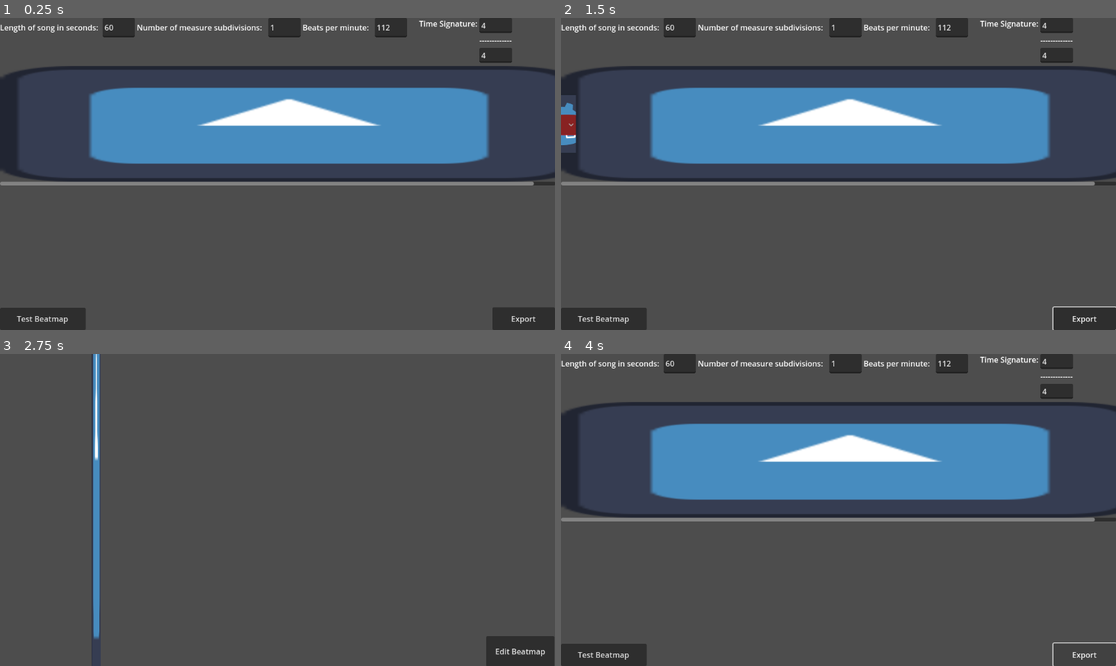
Above: before the commit, frames 1-4 (two rows, left to right).
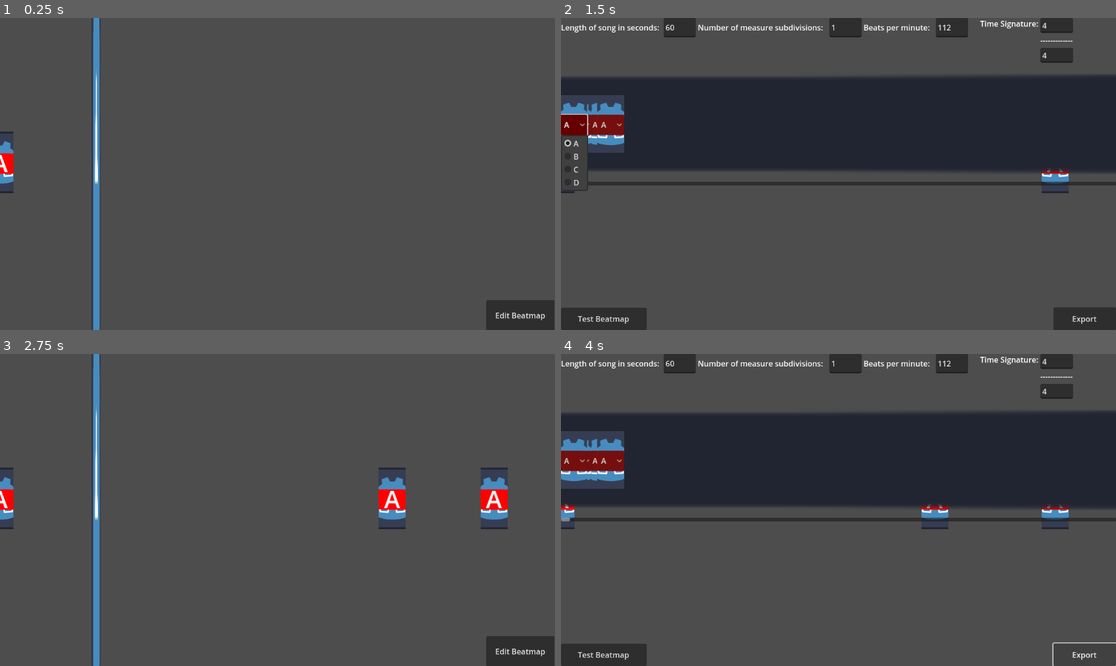
Above: after the commit, the same moments.

Repository: ValorZard/BandGame
Game: Godot game, scene res://src/game_engine/beatmap.tscn
Two runs of this game, one before a commit and one after it. Both use one fixed random seed, a clock stepped at 60 frames per second and the inputs below. Before the commit the project starts from res://src/mapping_engine/beatmap_maker.tscn. The engine's default icon, where the game draws it, is replaced by a stand-in: a white triangle on a blue panel in a dark square.
Inputs (mouse positions are in pixels of both pictures, inside the frame that each line leads up to):
- Up to frame 1 (0.25 s): no input
- Up to frame 2 (1.5 s): click (1082, 317) at 0.5 s, where only the run before the commit has a clickable "Export"; click (561, 124) at 1.25 s, where only the run after the commit has a clickable "A"
- Up to frame 3 (2.75 s): click "Test Beatmap" at 2 s
- Up to frame 4 (4 s): click "Edit Beatmap" at 2.75 s; click "Export" at 3.5 s

The runs differ from the first frame. In frame 1, 27% of the frame differs, in the area x 0-100%, y 0-100%; in frame 2, 32%; in frame 3, 2.1%; in frame 4, 33%, in the area x 0-100%, y 15-57%.

Commit message:
Light refactoring. Fixed notes disappearing off left edge too early. Notes now placed properly when editing map proportional to scroll window. Implementing zoom in map editor.

Diff:
--- a/project.godot
+++ b/project.godot
@@ -11,7 +11,7 @@
 [application]
 
 config/name="BandGame"
-run/main_scene="res://src/mapping_engine/beatmap_maker.tscn"
+run/main_scene="res://src/game_engine/beatmap.tscn"
 config/features=PackedStringArray("4.0", "GL Compatibility")
 config/icon="res://icon.svg"
 
--- a/src/game_engine/HitDetector.gd
+++ b/src/game_engine/HitDetector.gd
@@ -12,7 +12,7 @@
 var beats_per_second : float
 
 # actual beat map
-@export var beatmap_file_path : StringName = "res://new_beatmap.json"
+@export var beatmap_file_path : StringName = "res://test_map.json"
 
 # beatmap editor
 @export var beatmap_editor : PackedScene = load("res://src/mapping_engine/beatmap_maker.tscn")
@@ -42,18 +42,9 @@
 
 # Called when the node enters the scene tree for the first time.
 func _ready():
-	$HitZone.position.y = GameManager.hit_zone_left_offset
-
+	$HitZone.position.x = GameManager.hit_zone_left_offset
+	$HitZone.position.y = get_viewport_rect().size.y / 2
 	note_array = RhythmGameUtils.load_beatmap(beatmap_file_path)
-
-#	note_array.append(Note.new(NOTES.A, 1.25))
-#	note_array.append(Note.new(NOTES.B, 1.5))
-#	note_array.append(Note.new(NOTES.C, 1.75))
-#	note_array.append(Note.new(NOTES.D, 2.0))
-
-func calculate_current_song_data():
-	# figure out what beat we're on
-	beats_per_second = beats_per_minute / 60.0
 
 func delete_note(note_pair):
 	# Stops a note from being hit twice, removing the visual instance of a note when it is.
@@ -66,35 +57,29 @@
 	# go through every single note on screen and see which one is close enough to hit, and wheather it matches the note the player hit
 	for note in range(len(note_array)):
 		if !note_array[note][0].already_hit:
-			if (note_array[note][0].start_time + GameManager.hit_window) < current_time:
+			if (note_array[note][0].start_time + GameManager.hit_window) < (current_time - GameManager.WAIT_CLEAR):
 				# Handles ignoring notes that were missed.
-				# Note this does cause visual behavior that looks like a hit that failed to miss.
-				# If you miss the timing window, but haven't fully cleared the left edge, the note will still disappear.
+				# FIXED 07/11/22: WAIT_CLEAR is used as an offset to wait until missed notes are fully passed before visually clearing them.
 				delete_note(note_array[note])
 
 			elif note_array[note][0].note_name == note_name:
 				var hit_result = note_array[note][0].check_hit(current_time)
 				if hit_result != RhythmGameUtils.HIT_RESULTS.NO_HIT:
 					if hit_result == RhythmGameUtils.HIT_RESULTS.PERFECT:
-						score += 1000
+						score += GameManager.PERFECT_SCORE
 					elif hit_result == RhythmGameUtils.HIT_RESULTS.HIT:
-						score += 100
+						score += GameManager.NORMAL_SCORE
+
 					delete_note(note_array[note])
-
 					$Score.text = str(score)
-
 					note_array.remove_at(note)
 
 				return
 
 
-const note_time : int = 2
-
 # Called every frame. 'delta' is the elapsed time since the previous frame.
 func _process(delta):
 	time_elapsed_since_start += delta
-
-	calculate_current_song_data()
 
 	if Input.is_action_just_pressed("note1"):
 		#print("note1")
@@ -122,6 +107,10 @@
 			var screen_position_ratio : float = (-(note[0].start_time - view_window - time_elapsed_since_start)/view_window)
 			note[1].position.x = get_viewport_rect().size.x - screen_position_ratio * get_viewport_rect().size.x + GameManager.hit_zone_left_offset
 
+		if note[0].start_time > time_elapsed_since_start:
+			# early exit the loop if we've hit a note that shouldn't be displayed, as we have sorted notes by time.
+			break
+
 
 func _on_edit_button_button_down():
 	# add beatmap player to root
--- a/src/game_engine/beatmap.tscn
+++ b/src/game_engine/beatmap.tscn
@@ -23,7 +23,6 @@
 offset_bottom = 614.0
 
 [node name="HitZone" type="Sprite2D" parent="."]
-position = Vector2(200, 532.508)
 scale = Vector2(0.148438, 8.85144)
 texture = ExtResource("3_1q2pg")
 
--- a/src/game_engine/rhythm_game_utils.gd
+++ b/src/game_engine/rhythm_game_utils.gd
@@ -74,6 +74,9 @@
 	else:
 		print("JSON Parse Error: ", json.get_error_message(), " in ", content, " at line ", json.get_error_line())
 	# if this somehow fails, the note array will just be empty
+
+	# Sort note array by duration. Rest of engine assumes this to be true.
+	note_array.sort_custom(func(a, b) : return b[0].start_time > a[0].start_time)
 	return note_array
 
 func note_spawner(note_obj : RhythmGameUtils.Note):
@@ -87,7 +90,7 @@
 		NOTES.D: new_note.get_node("NoteLabel").text = "D"
 		NOTES.E: new_note.get_node("NoteLabel").text = "E"
 	# set correct note position (hardcoded for now)
-	new_note.position.y = 300
+	new_note.position.y = GameManager.note_vertical_offset
 	add_child(new_note)
 
 	return [note_obj, new_note]
--- a/src/game_manager.gd
+++ b/src/game_manager.gd
@@ -9,4 +9,13 @@
 # hit zone left-x offset (px)
 const hit_zone_left_offset : int = 200
 
+const note_vertical_offset : int = 300
+
 var belh = 0
+
+# Time in seconds to wait before clearing a note that has passed the left edge of the hitzone.
+const WAIT_CLEAR : int = 1
+
+# scoring consts
+const PERFECT_SCORE = 1000
+const NORMAL_SCORE = 100
--- a/src/mapping_engine/beatmap_maker.gd
+++ b/src/mapping_engine/beatmap_maker.gd
@@ -27,6 +27,8 @@
 
 var note_selector : PackedScene = load("res://src/mapping_engine/note_selector.tscn")
 
+const timeline_zoom : int = 100
+
 # Called when the node enters the scene tree for the first time.
 func _ready():
 	$HBoxContainer/SongLengthLineEdit.text = str(song_length)
@@ -40,7 +42,7 @@
 
 func update_timeline():
 	# set size of the note timeline
-	$ScrollContainer/NoteTimeline.custom_minimum_size.x = length_of_note * measure_subdivisions * song_length
+	$ScrollContainer/NoteTimeline.custom_minimum_size.x = length_of_note * measure_subdivisions * song_length * timeline_zoom
 	#print("number of notes in measure: ", number_of_notes_in_measure, ", note_value: ", note_value)
 
 # Called every frame. 'delta' is the elapsed time since the previous frame.
--- a/src/mapping_engine/note_timeline.gd
+++ b/src/mapping_engine/note_timeline.gd
@@ -9,9 +9,11 @@
 
 var note_selector : PackedScene = preload("res://src/mapping_engine/note_selector.tscn")
 
+var scroll : Node
+
 # Called when the node enters the scene tree for the first time.
 func _ready():
-	pass # Replace with function body.
+	scroll = get_parent()
 
 func _gui_input(event):
 	if event is InputEventMouseButton:
@@ -19,7 +21,9 @@
 			print("I've been clicked at: ", event.position)
 			# convert the position of the click to the ratio of the song by using the length of the note timeline
 			# TODO: Make it snap to grid
-			var current_position_in_song : float = (event.position.x / size.x) * beatmap_maker.song_length
+
+			var current_position_in_song : float = (scroll.scroll_horizontal + (event.position.x / size.x)) / scroll.get_h_scroll_bar().max_value * beatmap_maker.song_length
+
 			print("Current Song Location: ", current_position_in_song)
 			# TODO: Make it so that you can change the type of note in that location
 			var note_obj : RhythmGameUtils.Note = RhythmGameUtils.Note.new(RhythmGameUtils.NOTES.A, current_position_in_song)
--- a/test_map.json
+++ b/test_map.json
@@ -1,35 +1 @@
-{
-	"notes": [{
-			"name": "A",
-			"start_time": 1.25
-		},
-		{
-			"name": "B",
-			"start_time": 2
-		},
-		{
-			"name": "C",
-			"start_time": 2.75
-		},
-		{
-			"name": "D",
-			"start_time": 3
-		},
-		{
-			"name": "A",
-			"start_time": 3.7
-		},
-		{
-			"name": "C",
-			"start_time": 4
-		},
-		{
-			"name": "B",
-			"start_time": 4.25
-		},
-		{
-			"name": "A",
-			"start_time": 5
-		}
-	]
-}
+{"notes":[{"name":"A","start_time":1.25},{"name":"A","start_time":2},{"name":"A","start_time":2.75},{"name":"A","start_time":3},{"name":"A","start_time":3.7},{"name":"A","start_time":4},{"name":"A","start_time":4.25},{"name":"A","start_time":5},{"name":"A","start_time":28.05},{"name":"A","start_time":40.05},{"name":"A","start_time":48.4},{"name":"A","start_time":16.6},{"name":"A","start_time":12.35}]}
Not shown: 1 places in src/game_engine/beatmap.tscn that only renumber resources
Not shown: 1 places in src/mapping_engine/beatmap_maker.tscn that only renumber resources
Not shown: 1 places in src/mapping_engine/note_selector.tscn that only renumber resources
Not shown: 1 places in src/note_sprite.tscn that only renumber resources
